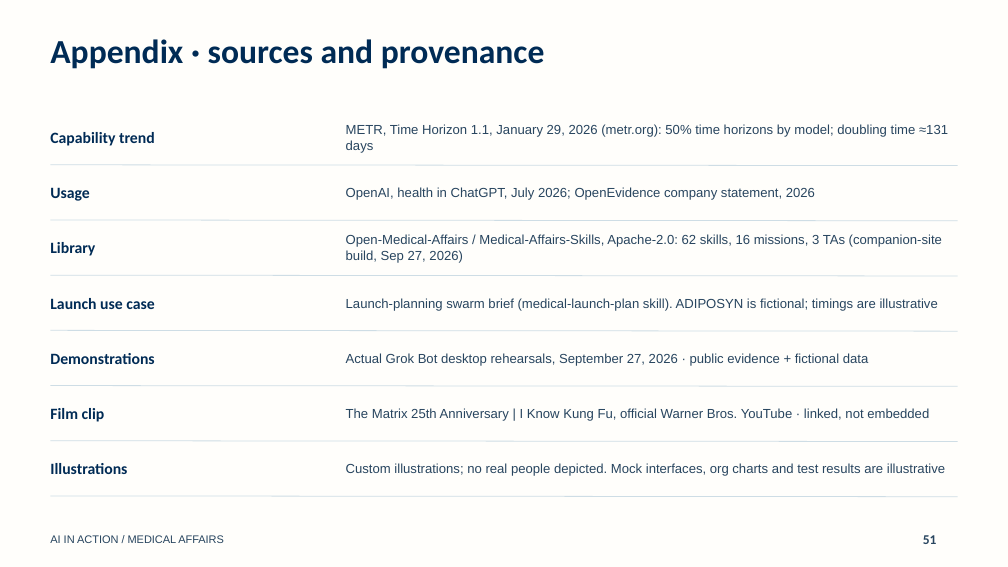
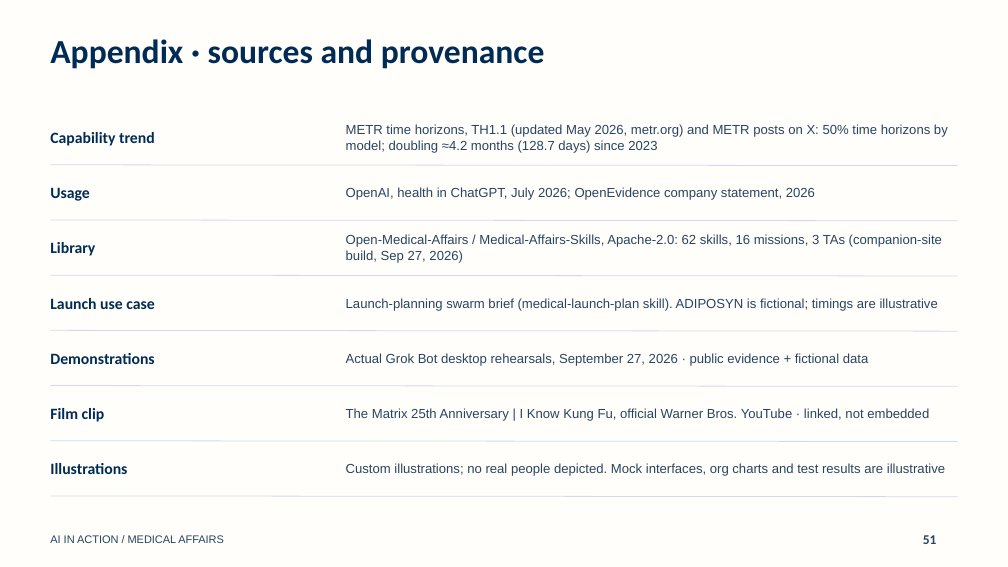
Before and after one commit to Open-Medical-Affairs/AI-in-Action-Website, a slide deck: slide 51 of deck/AI-in-Action-Vivek-Deck.pptx. Drawn at 1008x567 pixels with LibreOffice and Linux fonts; fonts in the diff are those of the drawing. Boxes give left, top, right and bottom in pixels: in the first picture for what was removed or moved away, otherwise in the second. Text is boxed around its words. In the diff, an @@ line names an element or a change of style, - is before the commit and + after.

```diff
--- a/deck/AI-in-Action-Vivek-Deck.pptx
+++ b/deck/AI-in-Action-Vivek-Deck.pptx
@@ text at (346,124,948,153): text changed @@
-METR, Time Horizon 1.1, January 29, 2026 (metr.org): 50% time horizons by model; doubling time ≈131 days
+METR time horizons, TH1.1 (updated May 2026, metr.org) and METR posts on X: 50% time horizons by model; doubling ≈4.2 months (128.7 days) since 2023
```
Also in this commit, not shown: 1 other slide changed, 24 other files.
